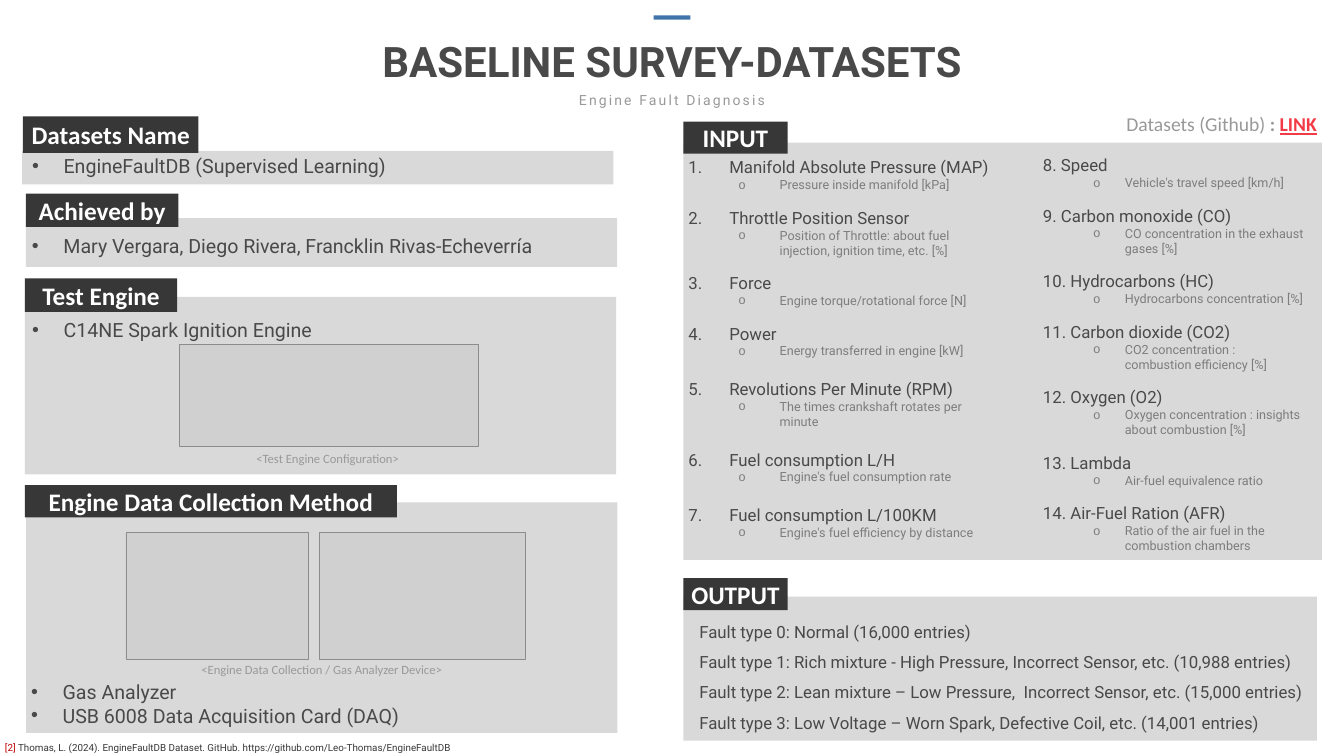
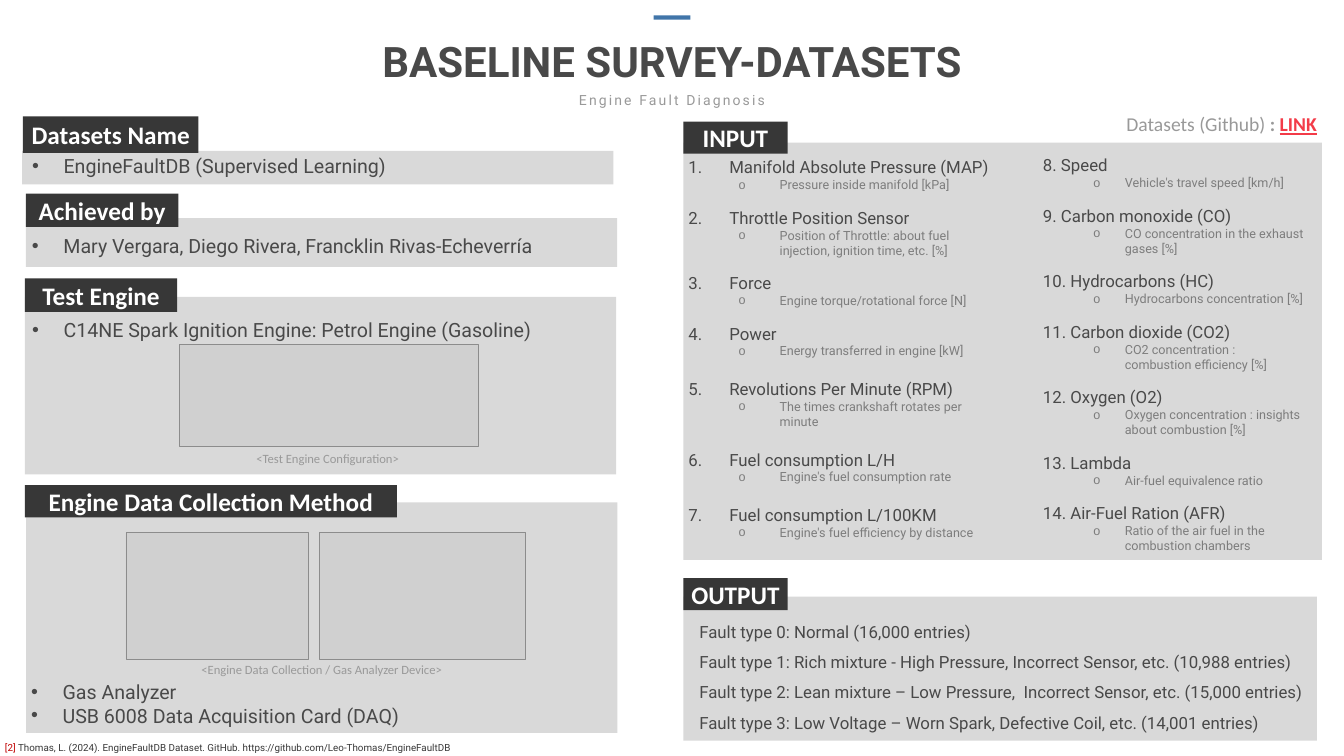
Before and after one commit to AnGyeonheal/IAIA, a slide deck: slide 6 of Projects/Projects#1_EngineFaultDiagnosis/Project#1_Proposal/IAIA_Proposal_21900727_21900416_GaramJin_GyeonhealAn_Fixed.pptx. Drawn at 1344x756 pixels with LibreOffice and Linux fonts; fonts in the diff are those of the drawing; grey boxes stand for pictures; background and template pictures are left out. Boxes give left, top, right and bottom in pixels: in the first picture for what was removed or moved away, otherwise in the second. Text is boxed around its words. In the diff, an @@ line names an element or a change of style, - is before the commit and + after.

```diff
--- a/Projects/Projects#1_EngineFaultDiagnosis/Project#1_Proposal/IAIA_Proposal_21900727_21900416_GaramJin_GyeonhealAn_Fixed.pptx
+++ b/Projects/Projects#1_EngineFaultDiagnosis/Project#1_Proposal/IAIA_Proposal_21900727_21900416_GaramJin_GyeonhealAn_Fixed.pptx
@@ text at <box>64,322,530,341</box>: text changed @@
-• C14NE Spark Ignition Engine
+• C14NE Spark Ignition Engine: Petrol Engine (Gasoline)
```
Also in this commit, not shown: 1 slide added, 11 other files.
